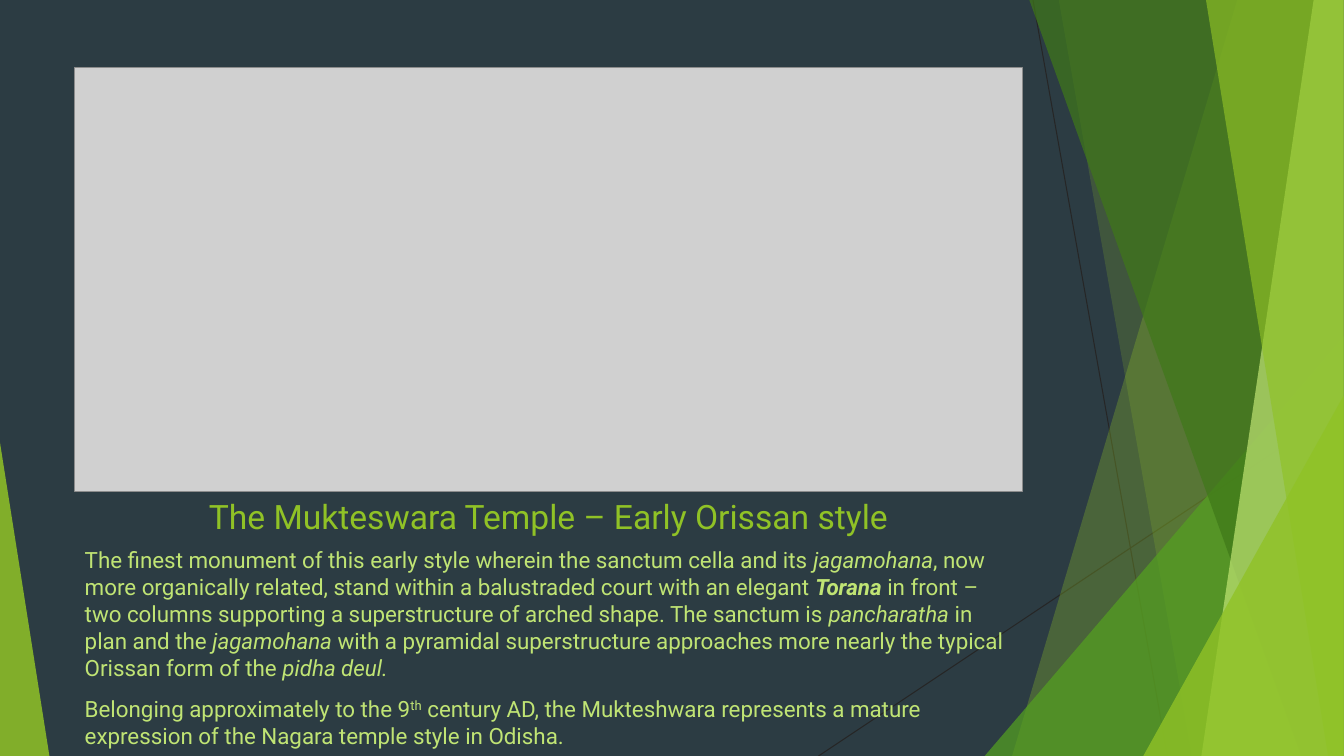
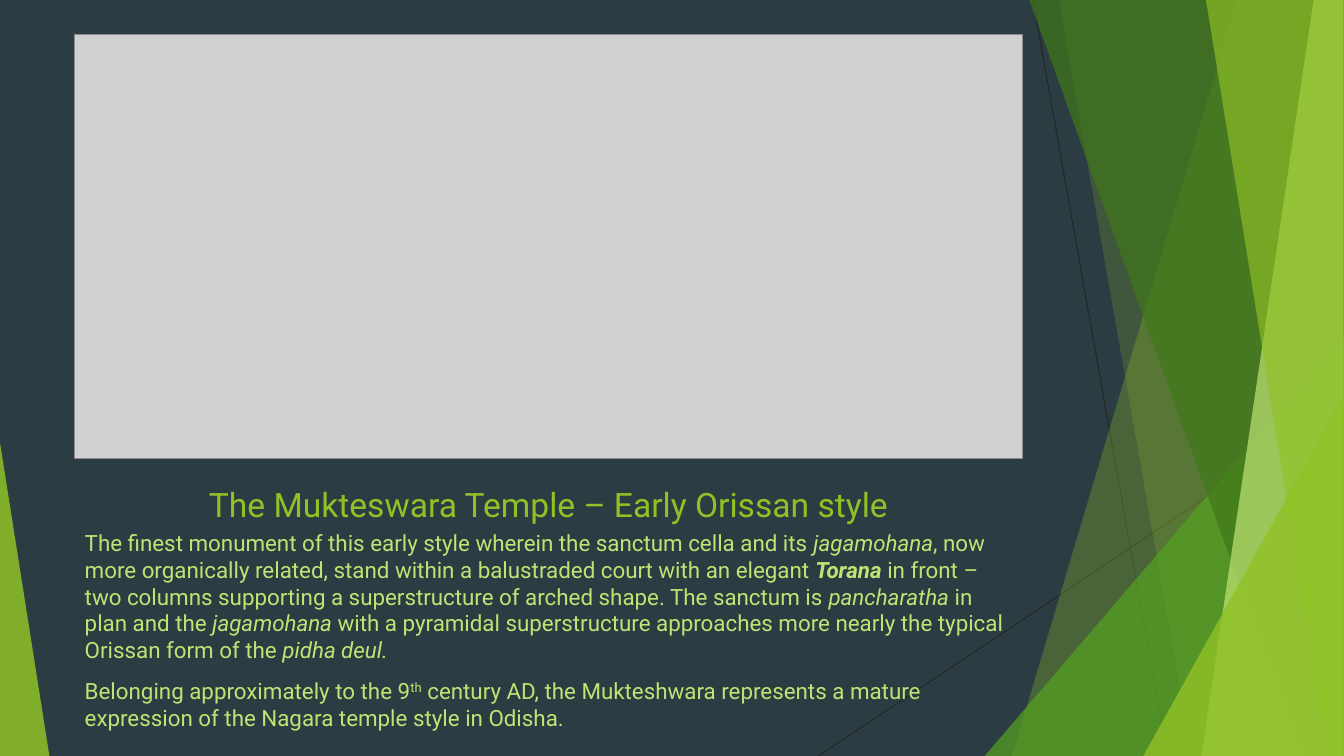
Before and after one commit to Force1ess/PPTAgent, a slide deck: slide 8 of pptagent/templates/default/source.pptx. Drawn at 1344x756 pixels with LibreOffice and Linux fonts; fonts in the diff are those of the drawing; grey boxes stand for pictures. Boxes give left, top, right and bottom in pixels: in the first picture for what was removed or moved away, otherwise in the second. Text is boxed around its words. In the diff, an @@ line names an element or a change of style, - is before the commit and + after.

```diff
--- a/pptagent/templates/default/source.pptx
+++ b/pptagent/templates/default/source.pptx
@@ picture: place and size @@
-picture at [75, 68, 1022, 492]
+picture at [75, 34, 1022, 459]
@@ title "The Mukteswara Temple – Early ..." at [209, 492, 888, 524]: vertical alignment bottom to middle @@
@@ text "The finest monument of this ..." at [85, 534, 1003, 731]: vertical alignment top to middle @@
```
Also in this commit, not shown: 6 other slides changed, 1 slide removed, 23 other files.
